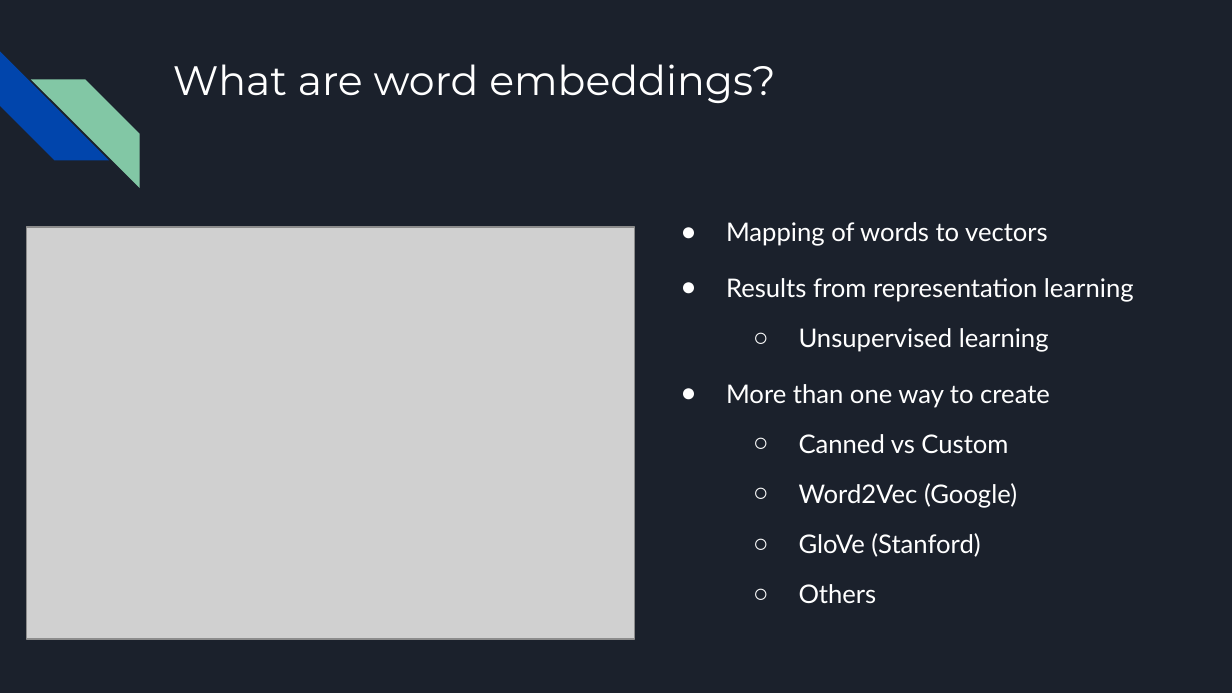
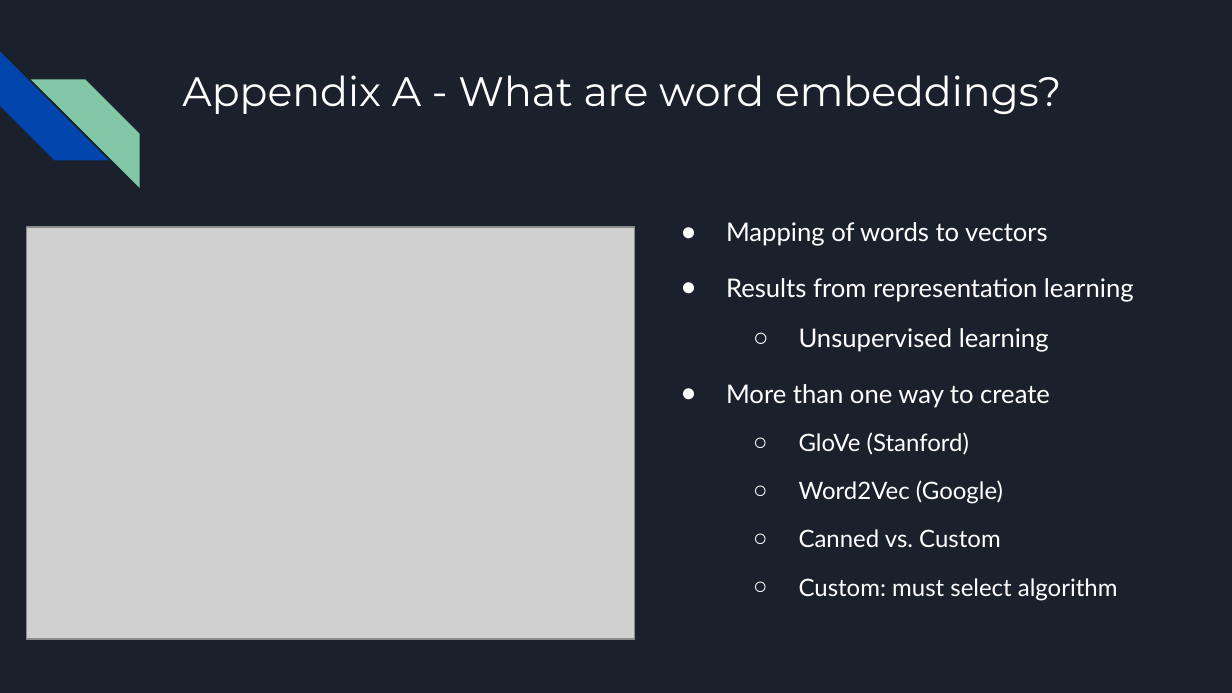
Before and after one commit to MichaelSzczepaniak/WordEmbeddings, a slide deck: slide 11 of word_embeddings_30min.odp (slide 4 before the commit). Drawn at 1232x693 pixels with LibreOffice and Linux fonts; fonts in the diff are those of the drawing; grey boxes stand for pictures. Boxes give left, top, right and bottom in pixels: in the first picture for what was removed or moved away, otherwise in the second. Text is boxed around its words. In the diff, an @@ line names an element or a change of style, - is before the commit and + after.

```diff
--- a/word_embeddings_30min.odp
+++ b/word_embeddings_30min.odp
@@ title at (x1=182, y1=75, x2=1061, y2=114): text changed @@
-What are word embeddings?
+Appendix A - What are word embeddings?
@@ text at (x1=799, y1=432, x2=969, y2=455): text changed; size 15 to 14 pt @@
-  ○ Canned vs Custom
+  ○ GloVe (Stanford)
@@ text at (x1=799, y1=480, x2=1003, y2=504): size 15 to 14 pt in "Word2Vec (Google)" @@
@@ text at (x1=799, y1=529, x2=1118, y2=601): text changed; size 15 to 14 pt @@
-  ○ GloVe (Stanford)
-  ○ Others
+  ○ Canned vs. Custom
+  ○ Custom: must select algorithm
```
Also in this commit, not shown: 4 other slides changed, 6 slides added, 9 slides removed, 1 other file.
